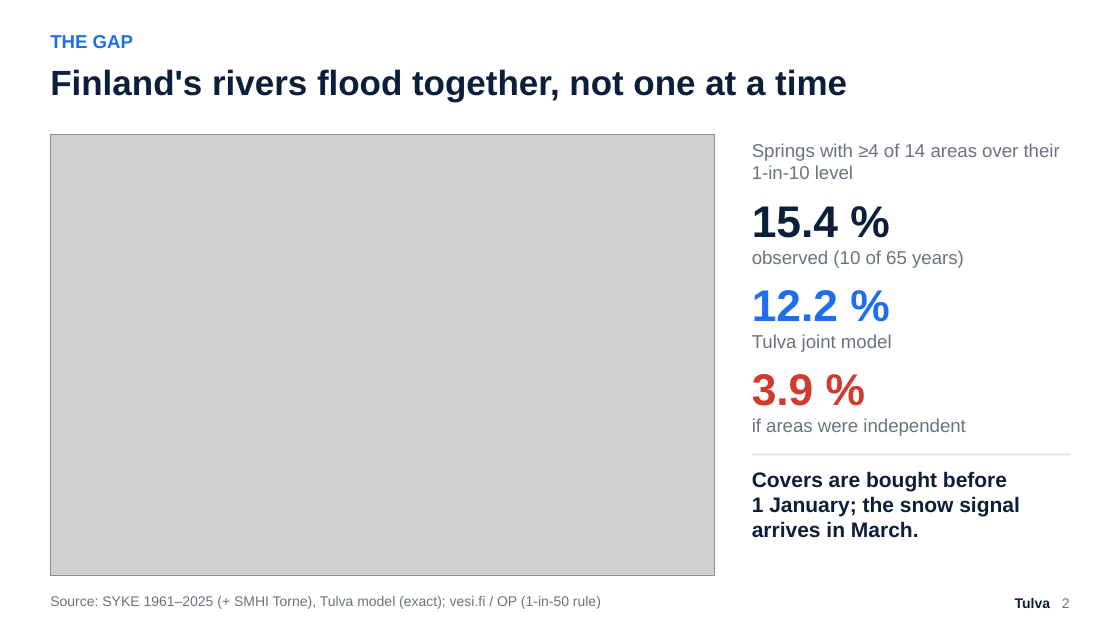
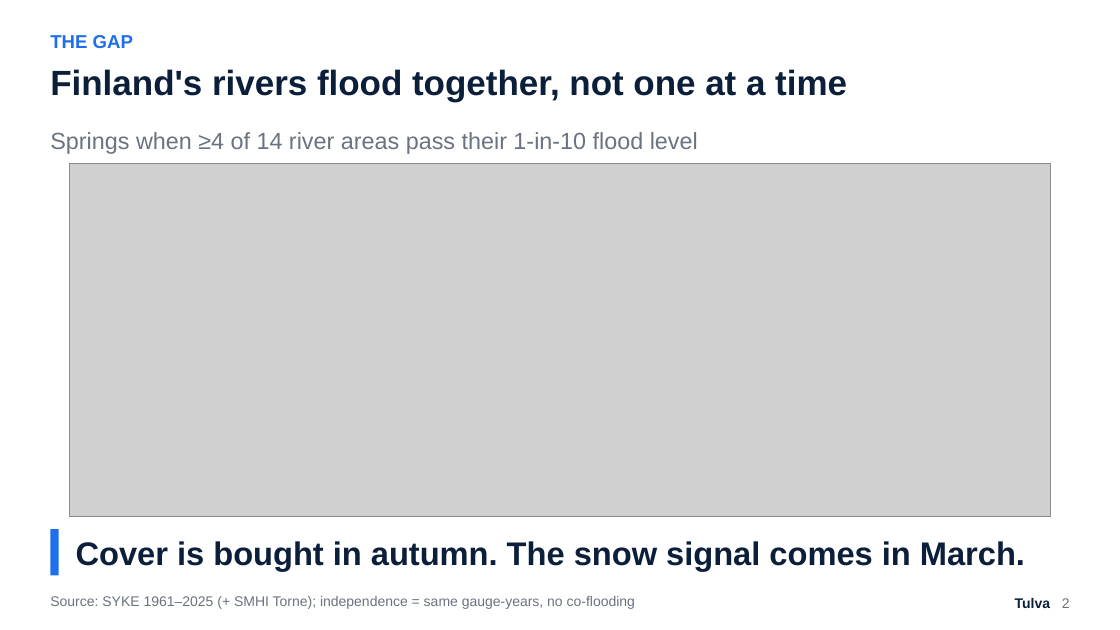
Before and after one commit to Zawaer/tulva, a slide deck: slide 2 of deck/Tulva_QxF2026.pptx. Drawn at 1120x630 pixels with LibreOffice and Linux fonts; fonts in the diff are those of the drawing; grey boxes stand for pictures. Boxes give left, top, right and bottom in pixels: in the first picture for what was removed or moved away, otherwise in the second. Text is boxed around its words. In the diff, an @@ line names an element or a change of style, - is before the commit and + after.

```diff
--- a/deck/Tulva_QxF2026.pptx
+++ b/deck/Tulva_QxF2026.pptx
@@ text at box(50, 132, 698, 154): text changed; size 16 to 20 pt @@
-Springs with ≥4 of 14 areas over their 1-in-10 level
+Springs when ≥4 of 14 river areas pass their 1-in-10 flood level
@@ picture: place and size @@
-picture at box(50, 134, 714, 576)
+picture at box(70, 164, 1051, 517)
@@ text removed at box(752, 206, 838, 238) @@
-15.4 %
@@ text removed at box(752, 250, 964, 268) @@
-observed (10 of 65 years)
@@ text removed at box(752, 290, 838, 321) @@
-12.2 %
@@ text removed at box(752, 334, 892, 352) @@
-Tulva joint model
@@ text removed at box(752, 374, 814, 406) @@
-3.9 %
@@ text removed at box(752, 418, 965, 436) @@
-if areas were independent
@@ rectangle removed at box(752, 454, 1071, 455) @@
@@ rectangle added at box(50, 529, 59, 576), fill #1F6FEB @@
@@ text "Cover is bought in autumn. ..." at box(76, 541, 1025, 571): vertical alignment top to middle @@
@@ text at box(76, 541, 1025, 571): text changed; size 18 to 28 pt @@
-Covers are bought before 1 January; the snow signal arrives in March.
+Cover is bought in autumn. The snow signal comes in March.
@@ text at box(50, 596, 635, 609): text changed @@
-Source: SYKE 1961–2025 (+ SMHI Torne), Tulva model (exact); vesi.fi / OP (1-in-50 rule)
+Source: SYKE 1961–2025 (+ SMHI Torne); independence = same gauge-years, no co-flooding
```
Also in this commit, not shown: 6 other slides changed, 1 slide added, 1 slide removed, 17 other files.
